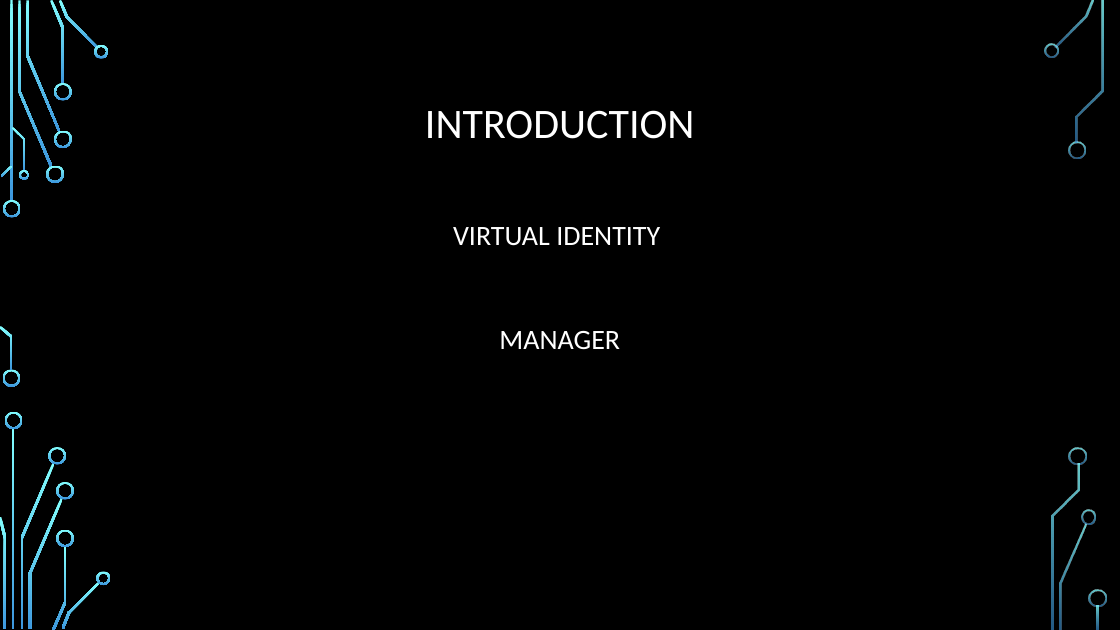
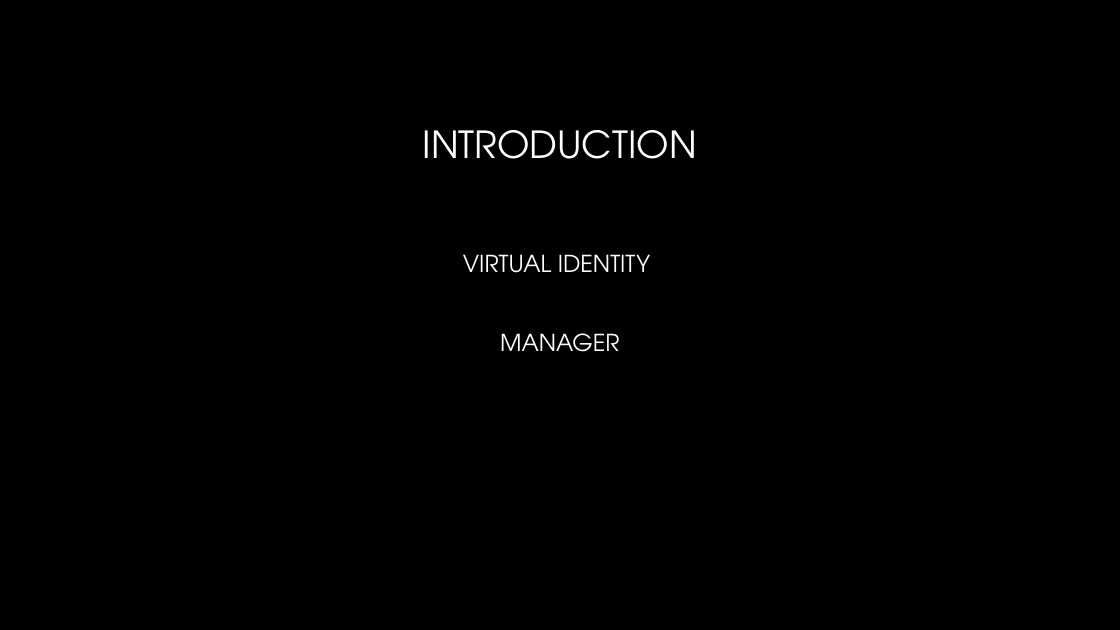
Before and after one commit to bkopec/VIM, a slide deck: slide 3 of Présentation VIM.pptx. Drawn at 1120x630 pixels with LibreOffice and Linux fonts; fonts in the diff are those of the drawing; background and template pictures are left out. Boxes give left, top, right and bottom in pixels: in the first picture for what was removed or moved away, otherwise in the second. Text is boxed around its words. In the diff, an @@ line names an element or a change of style, - is before the commit and + after.

```diff
--- a/Présentation VIM.pptx
+++ b/Présentation VIM.pptx
@@ title "INTRODUCTION" at box(423, 130, 697, 159): size 36 to 32 pt, font Calibri to TeX Gyre Adventor, text colour #FFFFFF to gradient #FFFFFF to #A6A6A6; line spacing 0.9 to 1 @@
@@ text "VIRTUAL IDENTITY": place and size @@
-text "VIRTUAL IDENTITY" at box(453, 227, 660, 350)
+text "VIRTUAL IDENTITY" at box(463, 254, 650, 352)
@@ text "VIRTUAL IDENTITY" at box(463, 254, 650, 352): size 24 to 20 pt, font Calibri to TeX Gyre Adventor, text colour #FFFFFF to gradient #FFFFFF to #BFBFBF; line spacing 1.2 to 1 @@
@@ group removed at box(0, 0, 1107, 630): 33 freeform shapes, 3 rectangles @@
```
Also in this commit, not shown: 10 other slides changed.
